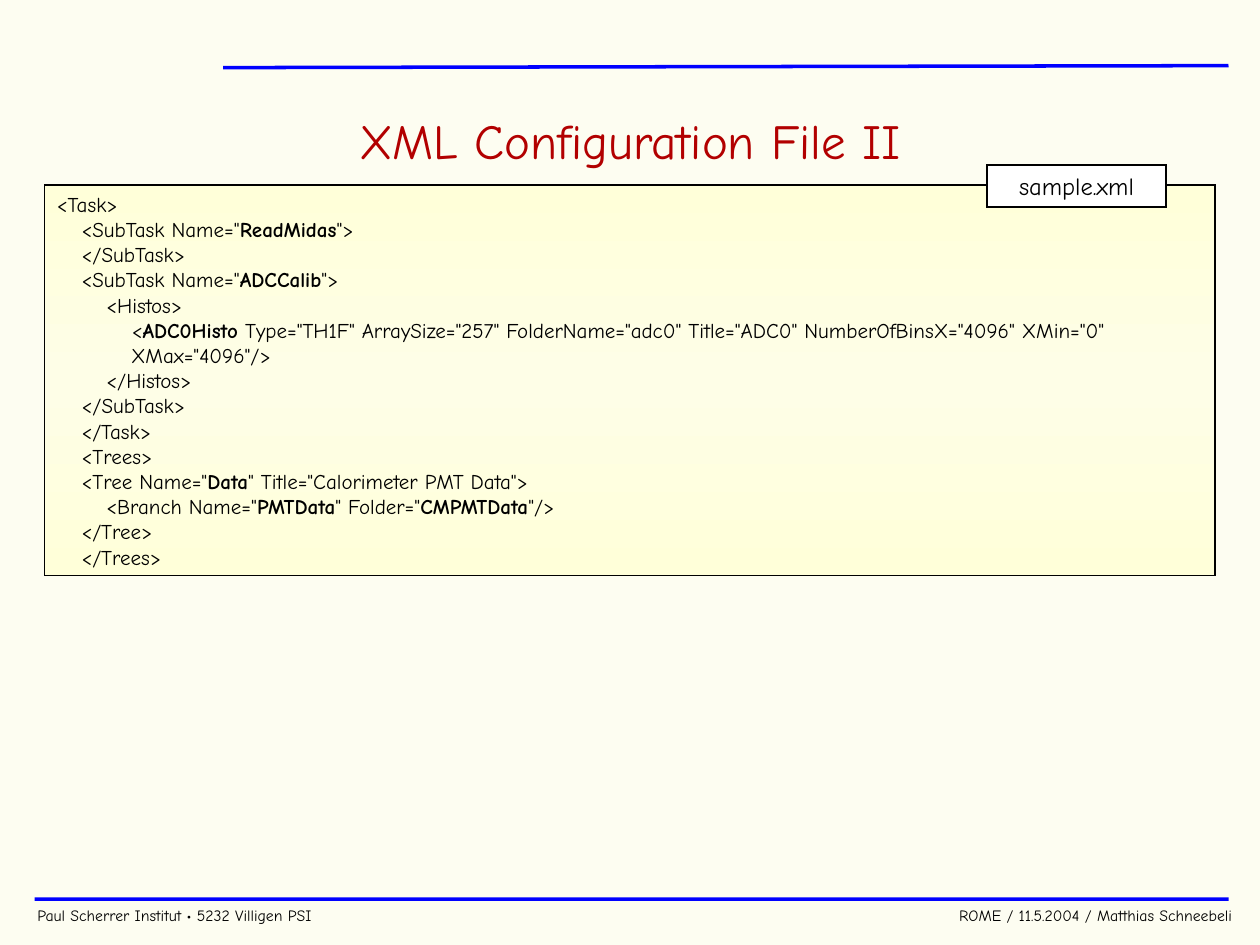
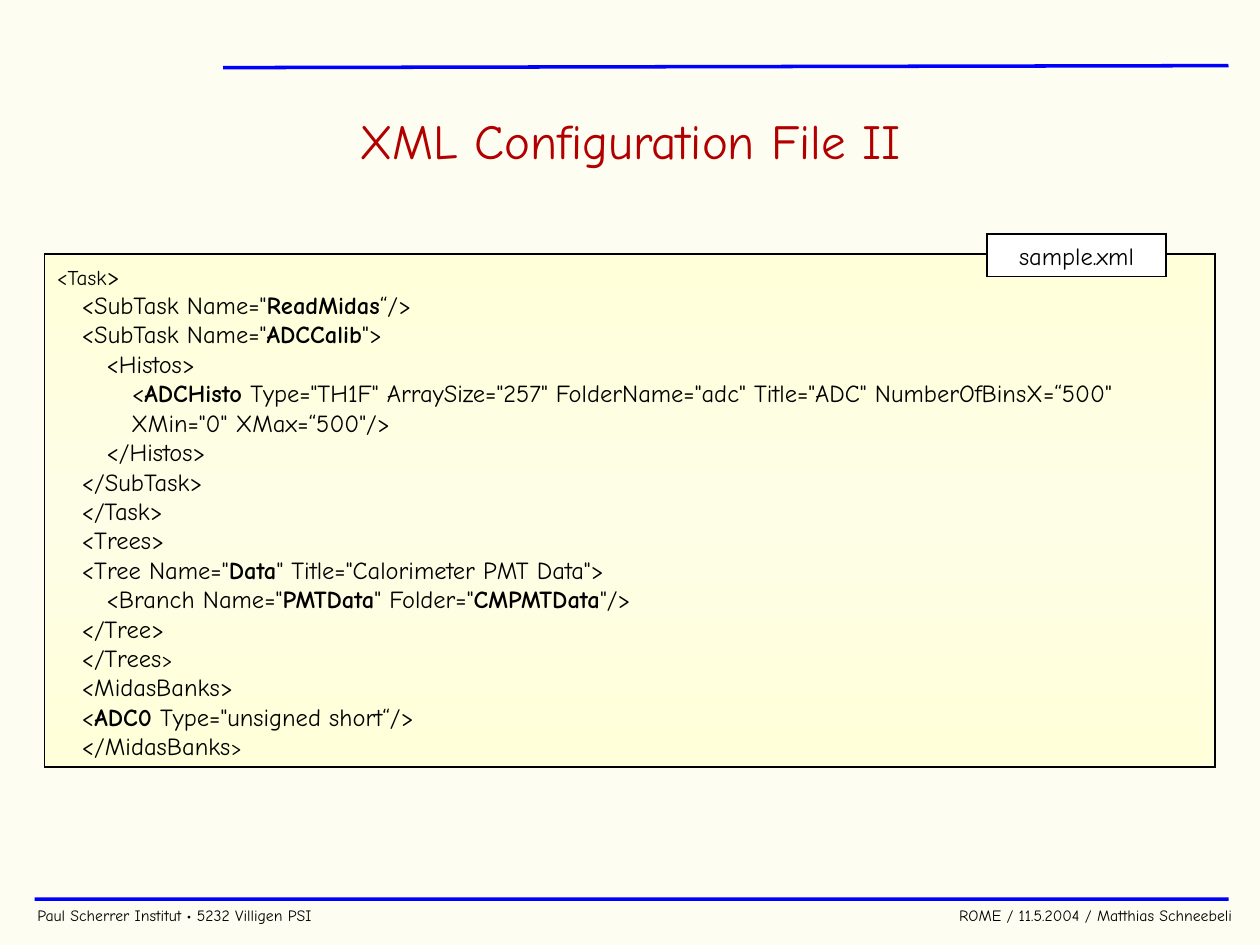
Before and after one commit to cjpl/rome, a slide deck: slide 28 of documentation/ROME.ppt (slide 23 before the commit). Drawn at 1260x945 pixels with LibreOffice and Linux fonts; fonts in the diff are those of the drawing; background and template pictures are left out. Boxes give left, top, right and bottom in pixels: in the first picture for what was removed or moved away, otherwise in the second. Text is boxed around its words. In the diff, an @@ line names an element or a change of style, - is before the commit and + after.

```diff
--- a/documentation/ROME.ppt
+++ b/documentation/ROME.ppt
@@ rectangle "sample.xml" moved from (x1=988, y1=165, x2=1167, y2=208) to (x1=988, y1=234, x2=1167, y2=277) @@
@@ rectangle "<Task>" resized from (x1=44, y1=185, x2=1215, y2=576) to (x1=44, y1=255, x2=1215, y2=767) @@
@@ text in rectangle at (x1=57, y1=270, x2=630, y2=670): size 12 to 14 pt in "<Task>", "<SubTask Name="ADCCalib">", "<Histos>", "</Histos>" and 7 more places @@
@@ text in rectangle at (x1=82, y1=296, x2=411, y2=317): text changed; size 12 to 14 pt @@
-  <SubTask Name="ReadMidas">
-  </SubTask>
+  <SubTask Name="ReadMidas“/>
@@ text in rectangle at (x1=131, y1=384, x2=1112, y2=435): text changed; size 12 to 14 pt @@
-      <ADC0Histo Type="TH1F" ArraySize="257" FolderName="adc0" Title="ADC0" NumberOfBinsX="4096" XMin="0" XMax="4096"/>
+      <ADCHisto Type="TH1F" ArraySize="257" FolderName="adc" Title="ADC" NumberOfBinsX=“500" XMin="0" XMax=“500"/>
@@ text in rectangle at (x1=82, y1=679, x2=414, y2=758): paragraphs added @@
+<MidasBanks>
+  <ADC0 Type="unsigned short“/>
+</MidasBanks>
```
Also in this commit, not shown: 28 other slides changed, 5 slides added, 1 slide removed, 48 other files.
